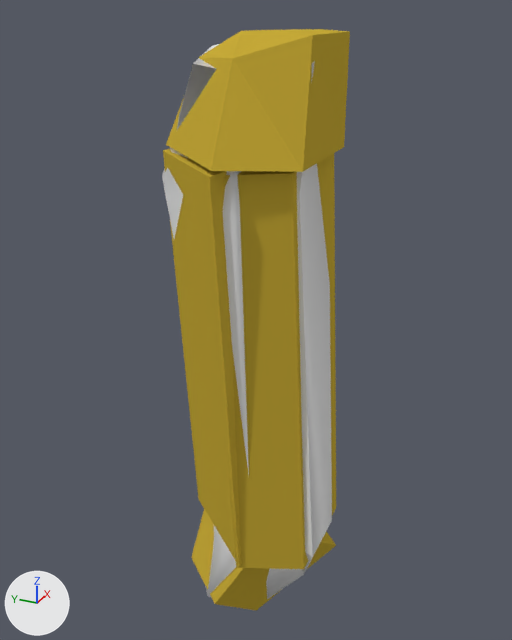
The Blender file beam_left.blend: old version first, new version second.
The view is the same before and after, from a 50 mm camera at (-508.0, 70.0, 265.0) aimed at (-271.0, 177.0, 146.0). The lights are fixed; the arrows at lower left show +X, +Y and +Z. Objects named as collision shapes, trigger or cutter boxes, shadow casters or lower levels of detail are left out.

In view in the first picture: '$gun_platform01', '$rear_fender_left', '$strut_neck03', '$tread_back_left.001', 'albatross'.
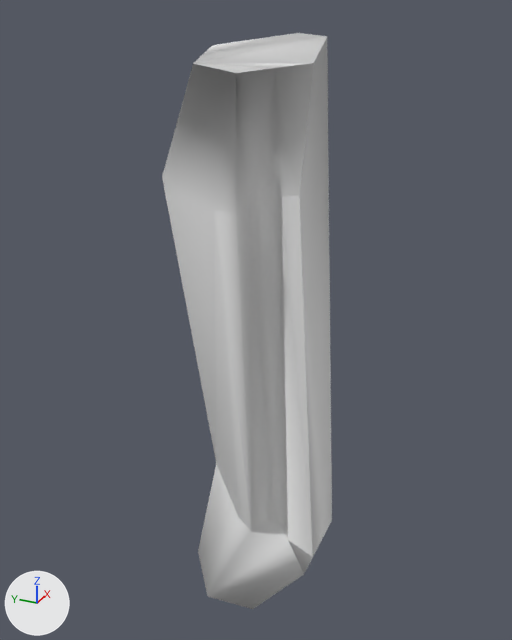
The edits, one by one:
Object '$gun_platform01' (ob_gun_platform01) is now hidden.
Object '$rear_fender_left' (ob_rear_fender_left) is now hidden.
Object '$strut_neck03' (ob_strut_neck03) is now hidden.
Object '$tread_back_left.001' (ob_tread_back_left_001) is now hidden.

Boxes [x1, y1, x2, y2] around the edits, measured in the pictures (512 x 640 px):
'$tread_back_left.001', hidden (yellow): before [225, 153, 336, 569]
'$rear_fender_left', hidden (yellow): before [166, 29, 350, 172]
'$strut_neck03', hidden (yellow): before [163, 149, 241, 567]
'$gun_platform01', hidden (yellow): before [191, 509, 336, 610]
'albatross', unchanged, uncovered by the edit: before [162, 44, 332, 599]; after [162, 33, 332, 609]
